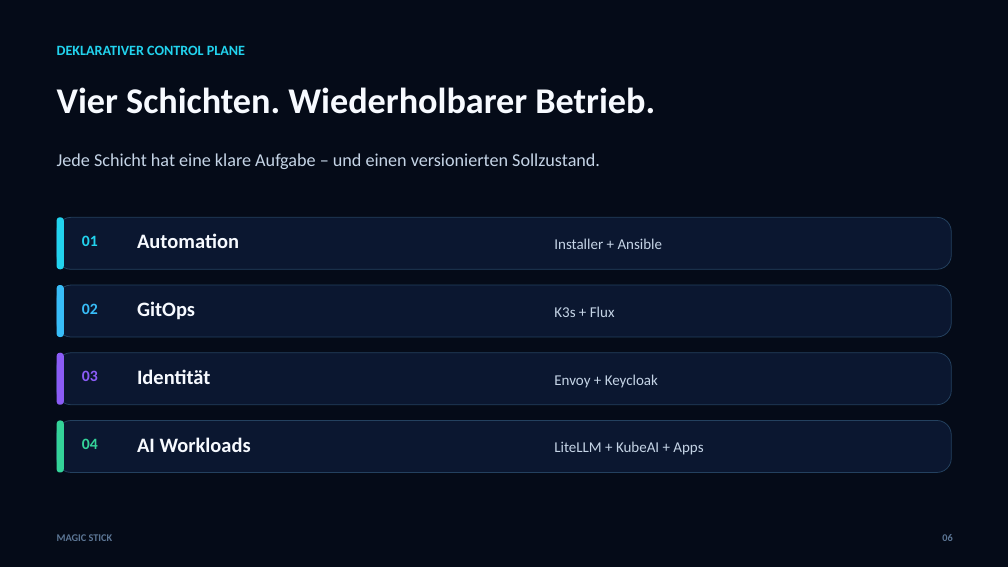
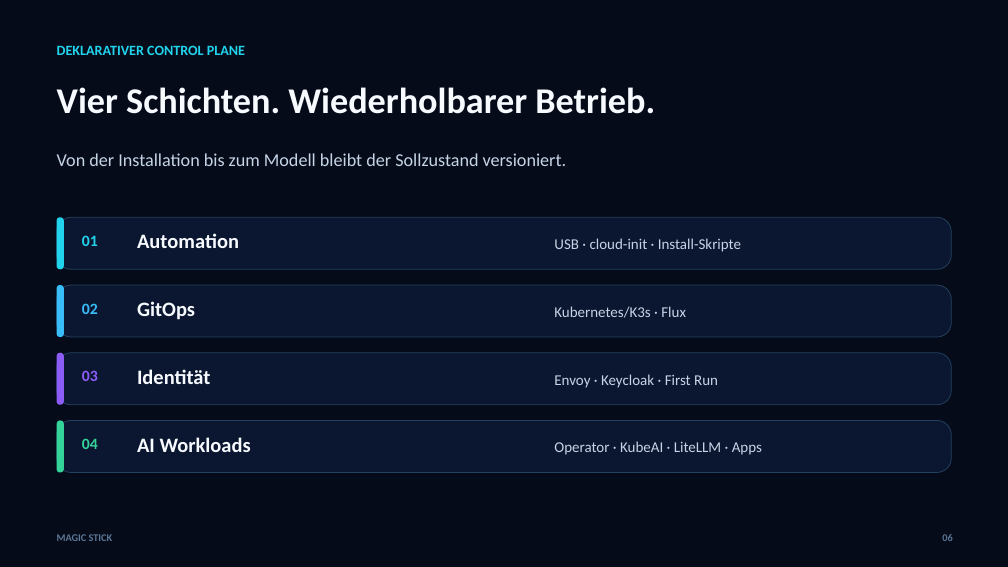
Before and after one commit to QualityMinds/AIppliance-Magic-Stick, a slide deck: slide 6 of docs/sales-deck/Magic-Stick-Salesdeck-Dark-DE.pptx. Drawn at 1008x567 pixels with LibreOffice and Linux fonts; fonts in the diff are those of the drawing. Boxes give left, top, right and bottom in pixels: in the first picture for what was removed or moved away, otherwise in the second. Text is boxed around its words. In the diff, an @@ line names an element or a change of style, - is before the commit and + after.

```diff
--- a/docs/sales-deck/Magic-Stick-Salesdeck-Dark-DE.pptx
+++ b/docs/sales-deck/Magic-Stick-Salesdeck-Dark-DE.pptx
@@ text at box(57, 153, 566, 166): text changed @@
-Jede Schicht hat eine klare Aufgabe – und einen versionierten Sollzustand.
+Von der Installation bis zum Modell bleibt der Sollzustand versioniert.
@@ text at box(554, 238, 741, 252): text changed @@
-Installer + Ansible
+USB · cloud-init · Install-Skripte
@@ text at box(554, 306, 686, 318): text changed @@
-K3s + Flux
+Kubernetes/K3s · Flux
@@ text at box(554, 374, 718, 388): text changed @@
-Envoy + Keycloak
+Envoy · Keycloak · First Run
@@ text at box(554, 441, 762, 455): text changed @@
-LiteLLM + KubeAI + Apps
+Operator · KubeAI · LiteLLM · Apps
```
Also in this commit, not shown: 10 other slides changed, 24 other files.
